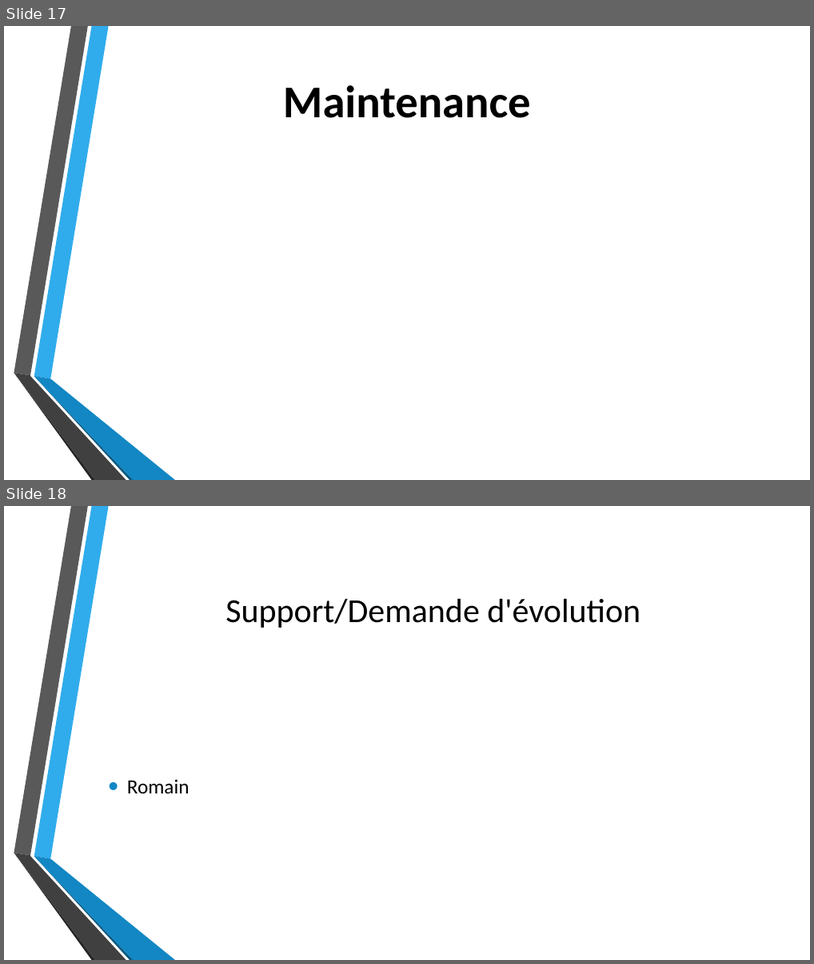
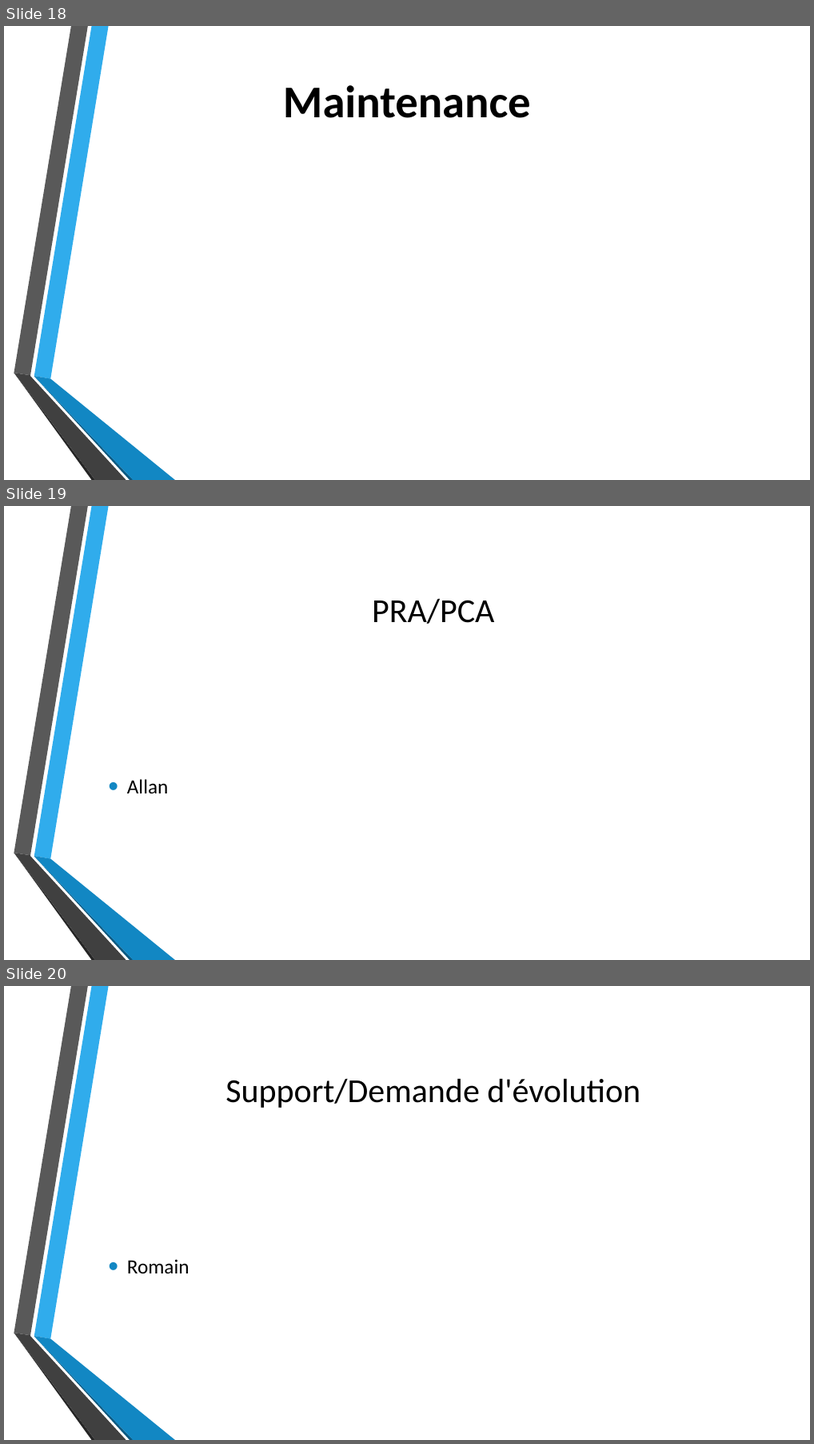
Before and after one commit to Chycrat/snir-co, a slide deck: LIVRABLE-4/Présentation livrable 4.pptx. Shown one above the other, each under a label of ours: slides 17 and 18 before the commit, slides 18, 19 and 20 after it. The pictures are 814x964 and 814x1444 pixels, drawn with LibreOffice and Linux fonts; fonts in the diff are those of the drawing; background and template pictures are left out. Boxes give left, top, right and bottom in pixels: in the first picture for what was removed or moved away, otherwise in the second. Text is boxed around its words. In the diff, an @@ line names an element or a change of style, - is before the commit and + after.

```diff
--- a/LIVRABLE-4/Présentation livrable 4.pptx
+++ b/LIVRABLE-4/Présentation livrable 4.pptx
@@ slide 19 added at <box>4,506,810,960</box>, background picture (left out); not listed: 6 template elements that a slide beside it also shows @@
@@ title added at <box>372,599,494,624</box>, 40 pt, text #000000 @@
+PRA/PCA
@@ text added at <box>127,779,168,794</box>, 24 pt, text #000000 @@
+• Allan
@@ what was slide 17 is now slide 18 @@
@@ what was slide 18 is now slide 20 @@
```
Also in this commit, not shown: 1 slide changed, 1 other slide added.
